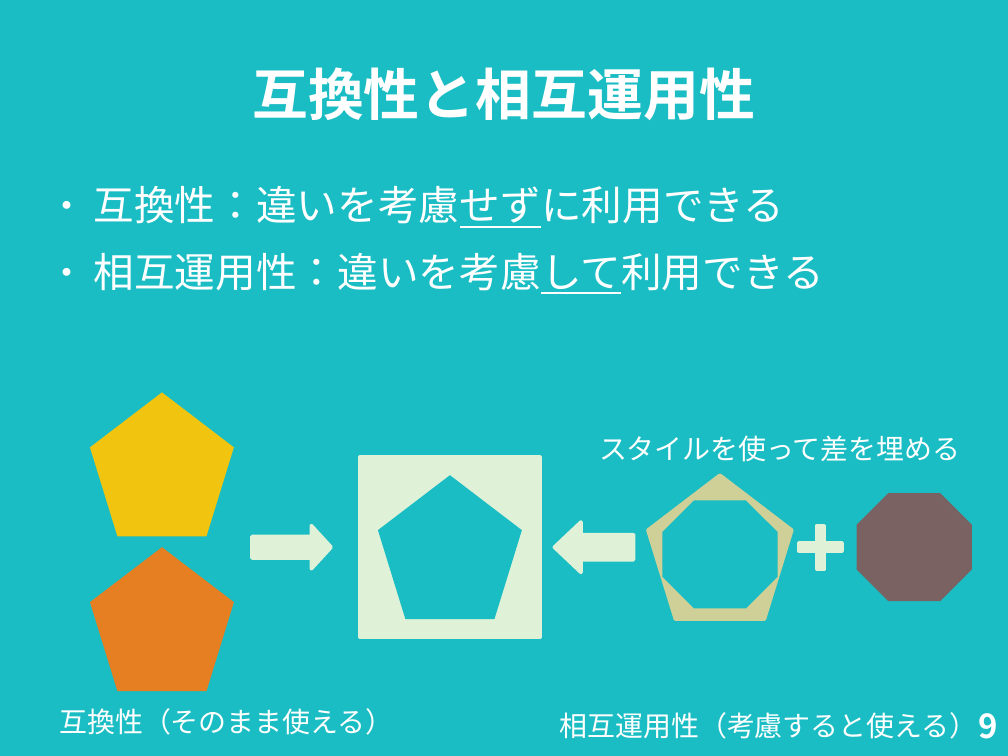
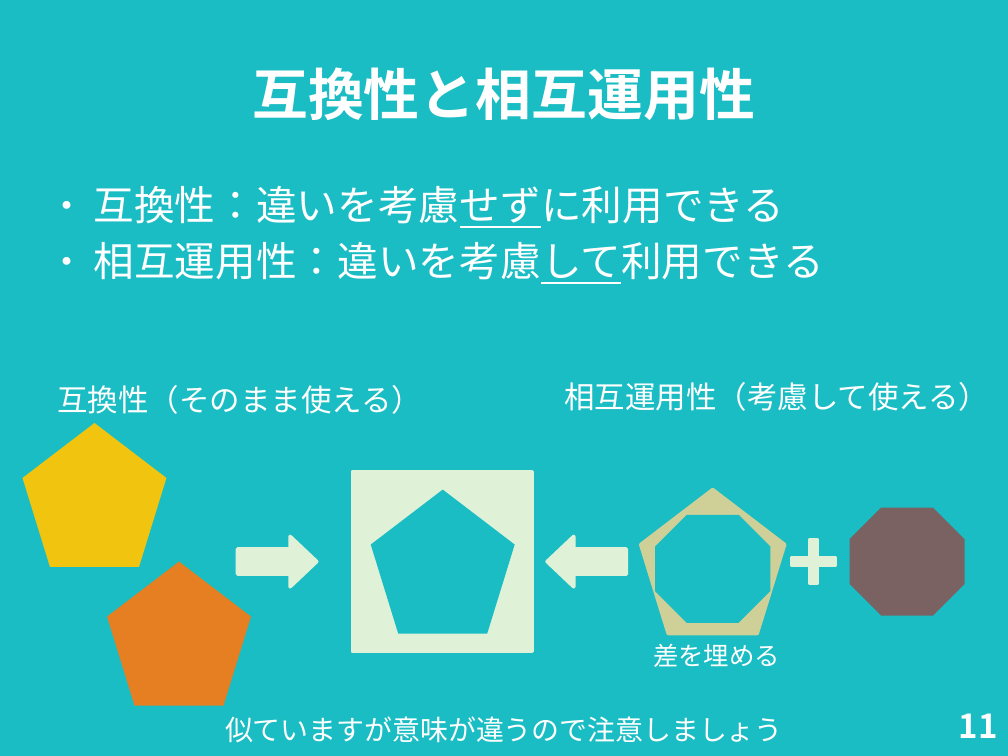
Before and after one commit to nogajun/libreofficekaigi2018-handson, a slide deck: slide 11 of docs/20180512-writer_handson_slide.odp (slide 9 before the commit). Drawn at 1008x756 pixels with LibreOffice and Linux fonts; fonts in the diff are those of the drawing. Boxes give left, top, right and bottom in pixels: in the first picture for what was removed or moved away, otherwise in the second. Text is boxed around its words. In the diff, an @@ line names an element or a change of style, - is before the commit and + after.

```diff
--- a/docs/20180512-writer_handson_slide.odp
+++ b/docs/20180512-writer_handson_slide.odp
@@ text at bbox=[94, 242, 824, 284]: less space between paragraphs @@
@@ text "互換性（そのまま使える）": place and size @@
-text "互換性（そのまま使える）" at bbox=[59, 708, 393, 735]
+text "互換性（そのまま使える）" at bbox=[58, 385, 423, 414]
@@ text "互換性（そのまま使える）" at bbox=[58, 385, 423, 414]: size 22 to 24 pt @@
@@ text at bbox=[564, 382, 989, 411]: text changed; size 22 to 24 pt @@
-相互運用性（考慮すると使える）
+相互運用性（考慮して使える）
@@ pentagon: place and size @@
-pentagon at bbox=[90, 392, 233, 536]
+pentagon at bbox=[23, 424, 166, 567]
@@ text removed at bbox=[599, 435, 960, 462] @@
-スタイルを使って差を埋める
@@ pentagon: place and size @@
-pentagon at bbox=[649, 476, 792, 619]
+pentagon at bbox=[641, 489, 785, 633]
@@ left arrow added at bbox=[238, 537, 317, 587], fill #DFF2D8, outline #DFF2D8 2.83 pt @@
@@ right arrow removed at bbox=[252, 526, 332, 569] @@
@@ pentagon: place and size @@
-pentagon at bbox=[90, 547, 233, 691]
+pentagon at bbox=[107, 562, 251, 705]
@@ 2 octagons, 1 pentagon, 1 left arrow, 1 rectangle, 1 plus: place and size @@
-2 octagons, 1 pentagon, 1 left arrow, 1 rectangle, 1 plus at bbox=[360, 457, 972, 638]
+2 octagons, 1 pentagon, 1 left arrow, 1 rectangle, 1 plus at bbox=[353, 472, 965, 652]
@@ text added at bbox=[653, 643, 780, 667], 20 pt, text #FFFFFF @@
+差を埋める
@@ text added at bbox=[225, 716, 783, 743], 22 pt, text #FFFFFF @@
+似ていますが意味が違うので注意しましょう
@@ page number at bbox=[959, 713, 998, 738]: text changed @@
-9
+11
```
Also in this commit, not shown: 8 other slides changed, 4 slides added, 1 slide removed, 1 other file.
